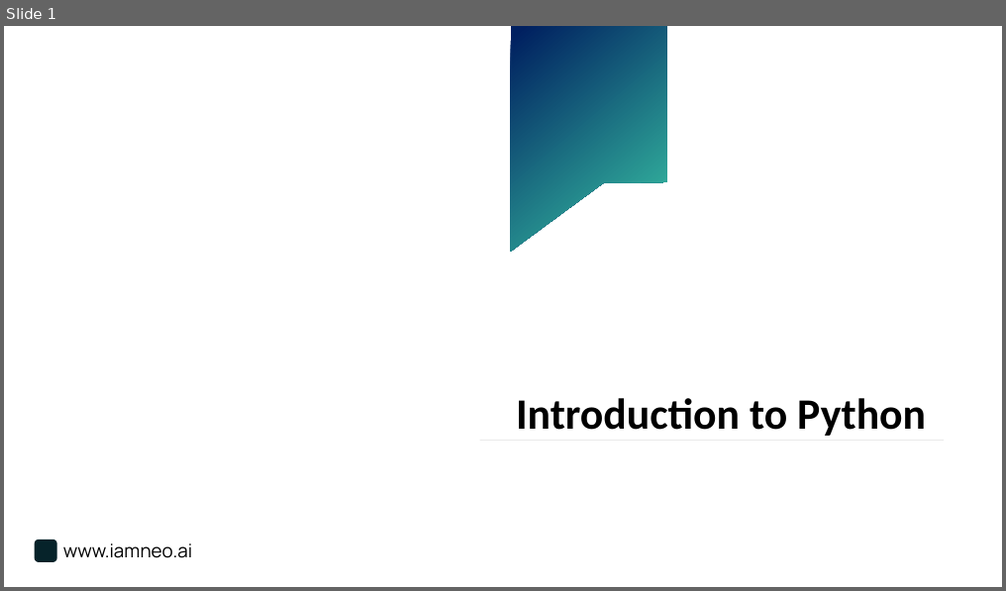
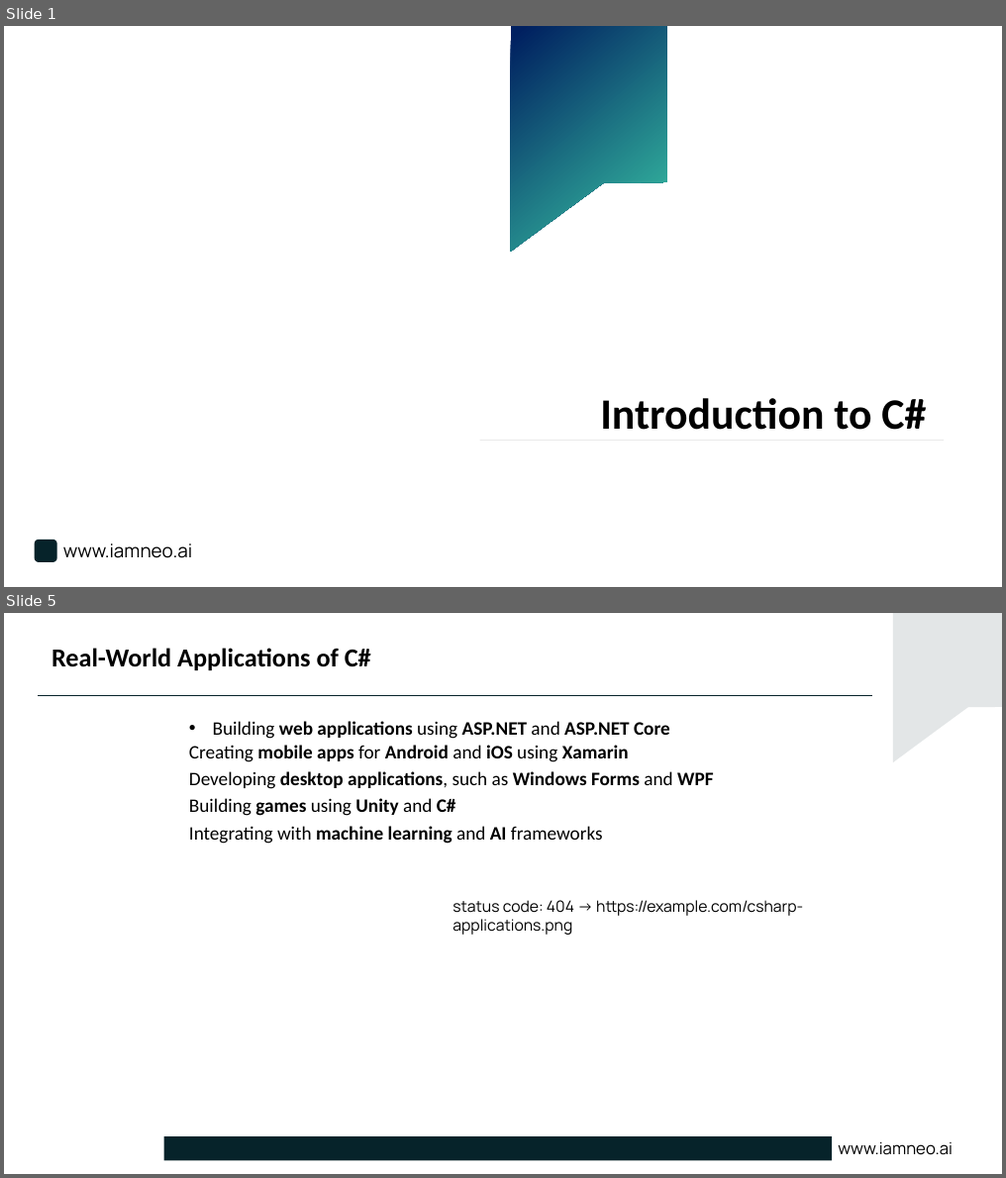
Before and after one commit to DivakarSathees/PptxGenerator-python, a slide deck: Cloud_Trends_2025.pptx. Shown one above the other, each under a label of ours: slide 1 before the commit, slides 1 and 5 after it; the slides between them are not shown. The pictures are 1006x591 and 1006x1178 pixels, drawn with LibreOffice and Linux fonts; fonts in the diff are those of the drawing; background and template pictures are left out. Boxes give left, top, right and bottom in pixels: in the first picture for what was removed or moved away, otherwise in the second. Text is boxed around its words. In the diff, an @@ line names an element or a change of style, - is before the commit and + after.

```diff
--- a/Cloud_Trends_2025.pptx
+++ b/Cloud_Trends_2025.pptx
@@ slide 5 added at box(4, 613, 1002, 1174), background #FFFFFF @@
@@ freeform shape added at box(893, 613, 1002, 762), fill #06232A at 11% opacity @@
@@ title added at box(52, 648, 371, 670), 30 pt, text #000000, bold @@
+Real-World Applications of C#
@@ line added from (38, 696) to (872, 696), #06232A 0.5 pt @@
@@ text added at box(189, 721, 713, 844), 22 pt, text #000000, bold @@
+• Building web applications using ASP.NET and ASP.NET Core
+Creating mobile apps for Android and iOS using Xamarin
+Developing desktop applications, such as Windows Forms and WPF
+Building games using Unity and C#
+Integrating with machine learning and AI frameworks
@@ text added at box(452, 900, 803, 935), 18 pt, text #000000 @@
+status code: 404 -> https://example.com/csharp-applications.png
@@ rectangle added at box(164, 1137, 833, 1160), fill #06232A @@
@@ text added at box(838, 1143, 952, 1156), 19.2 pt, text #000000 @@
+www.iamneo.ai
@@ slide 1 changed as well @@
@@ text at box(600, 398, 926, 430): text changed @@
-Introduction to Python
+Introduction to C#
```
Also in this commit, not shown: 3 other slides added, 11 slides removed, 11 other files.
